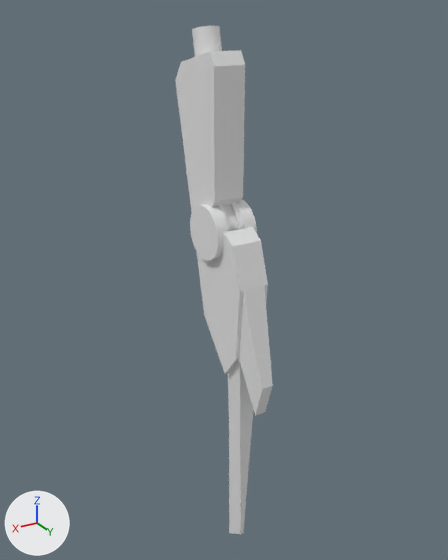
Renders of the Blender file SUI.blend from each side of a commit.
The view is the same before and after, from a 50 mm lens placed at (2.0, 3.15, 3.63), pointed at (-0.03, -0.23, 1.94). Every picture has the same lights, and +X, +Y and +Z are marked at lower left.

Before the edit, the objects in view are built like this:
```python
me_cube = bpy.data.meshes.new('Cube')
me_cube.from_pydata(...)  # 12 vertices, 8 faces; spans x -0.37..0.38, y -0.79..0.96, z -3.24..1.06
me_cube_003 = bpy.data.meshes.new('Cube.003')
me_cube_003.from_pydata(...)  # 8 vertices, 6 faces; spans x -0.18..0.18, y -0.4..0.68, z -2.62..1.68
me_cylinder = bpy.data.meshes.new('Cylinder')
me_cylinder.from_pydata(...)  # 128 vertices, 68 faces; spans x -1.0..1.0, y -1.0..1.0, z -0.8..0.8
me_cylinder_001 = bpy.data.meshes.new('Cylinder.001')
me_cylinder_001.from_pydata(...)  # 102 vertices, 87 faces; spans x -1.08..0.9, y -0.65..0.9, z -0.34..0.34
ob_joint_001 = bpy.data.objects.new('joint.001', me_cylinder)
ob_joint_001.location = (0.0, -0.198, 2.318)
ob_joint_001.rotation_euler = (-1.571, 1.326, -1.571)  # degrees (-90, 76, -90)
ob_joint_001.scale = (0.183, 0.183, 0.183)
_m = ob_joint_001.modifiers.new('Subsurf', 'SUBSURF')
_m.levels = 3
ob_joint_002 = bpy.data.objects.new('joint.002', me_cylinder_001)
ob_joint_002.location = (0.0, -0.198, 2.318)
ob_joint_002.rotation_euler = (-1.571, 1.326, -1.571)  # degrees (-90, 76, -90)
ob_joint_002.scale = (0.183, 0.183, 0.183)
_m = ob_joint_002.modifiers.new('Subsurf', 'SUBSURF')
_m.levels = 3
ob_sting_001 = bpy.data.objects.new('sting.001', me_cube_003)
ob_sting_001.location = (0.001, 0.047, 0.866)
ob_sting_001.rotation_euler = (-0.245, 0.0, 0.0)  # degrees (-14, 0, 0)
ob_sting_001.scale = (0.4, 0.4, 0.4)
ob_thighs = bpy.data.objects.new('thighs', me_cube)
ob_thighs.location = (0.0, -0.382, 3.111)
ob_thighs.rotation_euler = (0.0482, 0.0, 0.0)  # degrees (2.8, 0, 0)
ob_thighs.scale = (0.288, 0.288, 0.288)
# also in view: 'calf' at (0.0, -0.1, 1.86); 'booster' at (0.0, 0.25, 1.6); 'leg_origin' at (0.0, -0.38, 3.46)
```
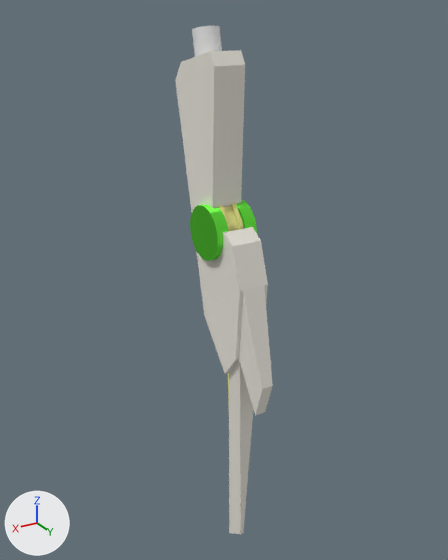
Location of each change, (x1, y1, x2, y2) in pixels of the pictures (448 x 560 px; the box of a moved part takes in the faces that stretch with it):
'joint.001', recoloured (grey to green)
    both: (190, 199, 257, 261)
'joint.002', recoloured (grey to yellow)
    both: (218, 202, 244, 231)
part 1 of me_cube, moved or reshaped
    both: (189, 53, 245, 212)

What changed in the scene script:
```text
Add mat_material_002:
    mat_material_002 = bpy.data.materials.new('Material.002')
    mat_material_002.use_nodes = True; mat_material_002.node_tree.nodes.clear()
    _N = mat_material_002.node_tree.nodes; _L = mat_material_002.node_tree.links
    n0 = _N.new('ShaderNodeOutputMaterial'); n0.name = 'Material Output'
    n1 = _N.new('ShaderNodeBsdfToon'); n1.name = 'Toon BSDF'
    n1.inputs[0].default_value = (0.14, 0.8, 0.0566, 1.0)  # 'Color', green #69e743
    _L.new(n1.outputs[0], n0.inputs[0])  # 'BSDF' to 'Surface'
Change me_cylinder_001:
    where me_cylinder_001.from_pydata(...)  # 102 vertices, 87 faces; spans x -1.08..0.9, y -0.65..0.9, z -0.34..0.34
    add me_cylinder_001.materials.append(mat_material_001)  # yellow #e7e490
Change me_cylinder:
    where me_cylinder.from_pydata(...)  # 128 vertices, 68 faces; spans x -1.0..1.0, y -1.0..1.0, z -0.8..0.8
    add me_cylinder.materials.append(mat_material_002)
Change me_cube:
    where me_cube.from_pydata(...)  # 12 vertices, 8 faces; spans x -0.37..0.38, y -0.79..0.96, z -3.24..1.06
    used by ob_thighs; location = (0.0, -0.382, 3.111); rotation_euler = (0.0482, 0.0, 0.0), in degrees (2.8, 0, 0); scale = (0.288, 0.288, 0.288)
    me_cube part 1
    me_cube.vertices[2].co: (-0.37, 0.81, -2.01) -> (-0.37, 0.72, -2.16)  # pixel (243, 196) -> pixel (241, 202)
    me_cube.vertices[6].co: (0.37, 0.81, -2.01) -> (0.37, 0.72, -2.16)  # pixel (214, 201) -> pixel (212, 207)
```
